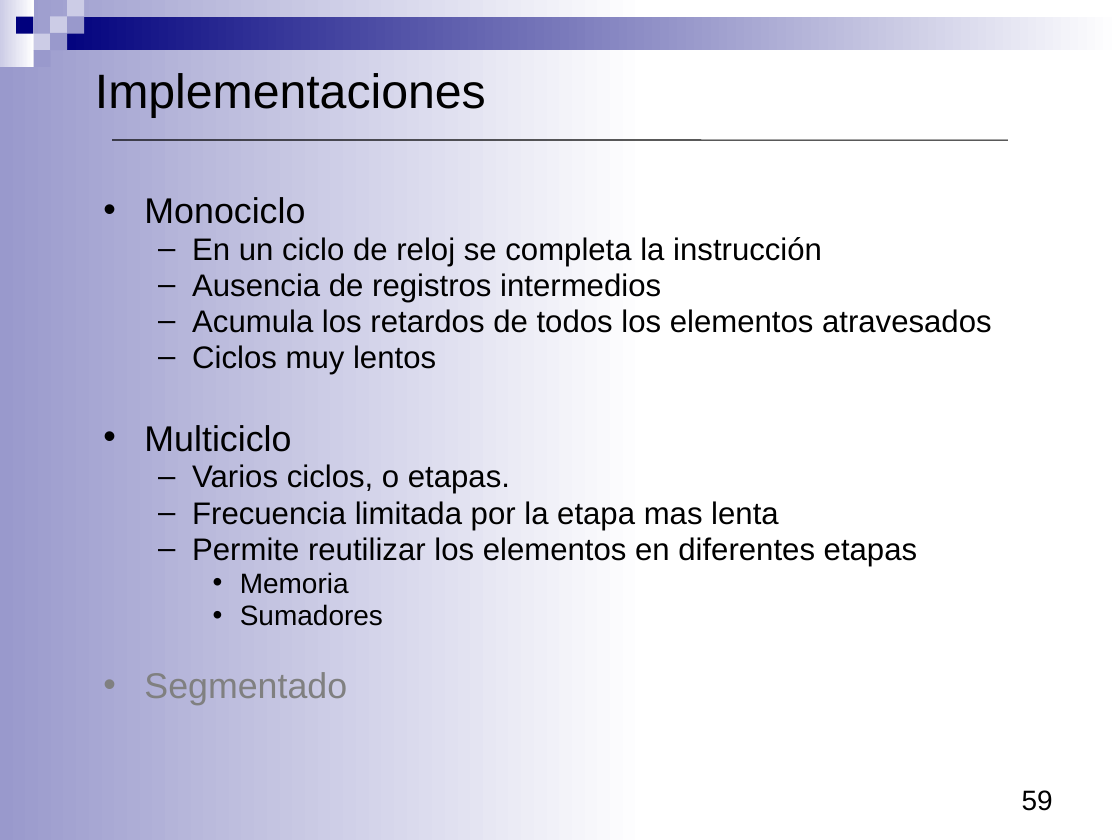
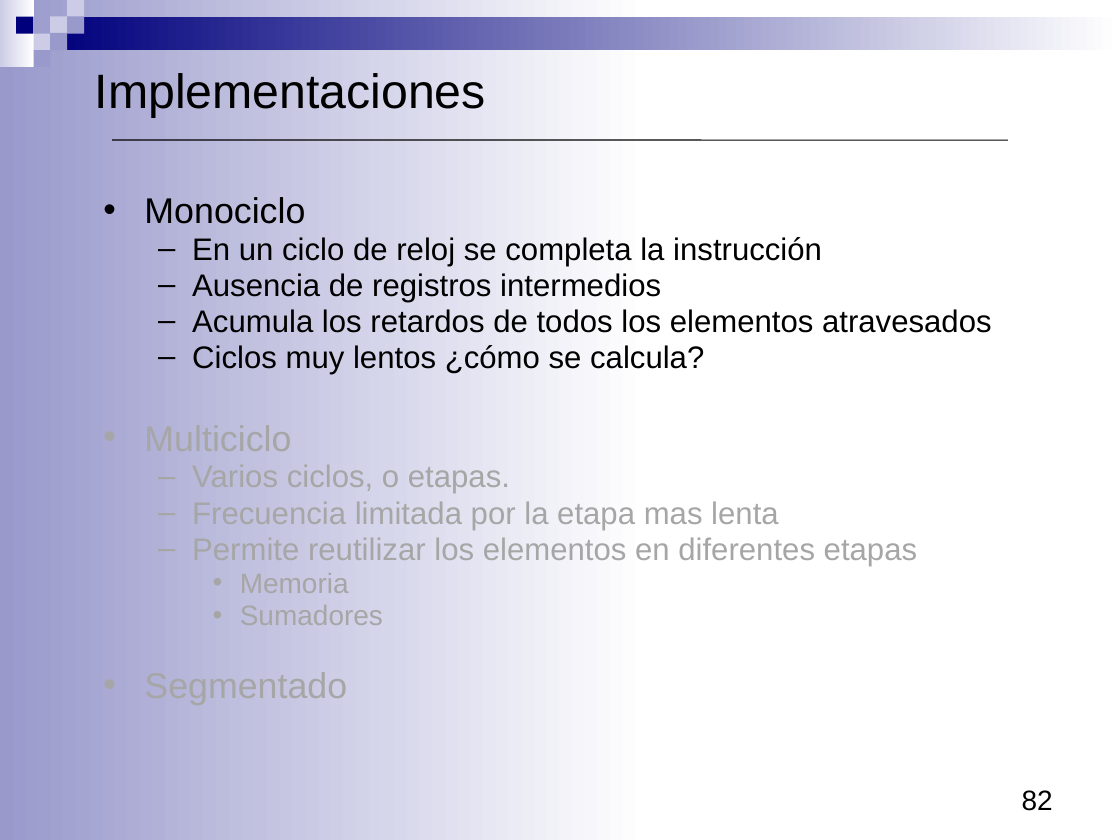
Before and after one commit to luisfromero/fucomp, a slide deck: slide 82 of temas/Tema3.pptx (slide 59 before the commit). Drawn at 1120x840 pixels with LibreOffice and Linux fonts; fonts in the diff are those of the drawing. Boxes give left, top, right and bottom in pixels: in the first picture for what was removed or moved away, otherwise in the second. Text is boxed around its words. In the diff, an @@ line names an element or a change of style, - is before the commit and + after.

```diff
--- a/temas/Tema3.pptx
+++ b/temas/Tema3.pptx
@@ text at <box>192,345,704,375</box>: text changed @@
-  – Ciclos muy lentos
+  – Ciclos muy lentos ¿cómo se calcula?
@@ text at <box>144,465,917,705</box>: text colour #000000 to #A6A6A6 in "Multiciclo", "Varios ciclos, o etapas.", "Frecuencia limitada por la etapa mas lenta", "Permite reutilizar los elementos en diferentes etapas" and 2 more places; text colour #808080 to #A6A6A6 in "Segmentado" @@
@@ page number at <box>1022,790,1053,811</box>: text changed @@
-59
+82
```
Also in this commit, not shown: 20 other slides changed, 4 slides added, 8 slides removed, 8 other files.
